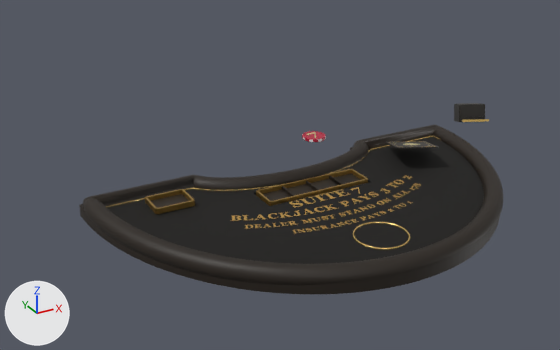
The glTF model public/brand/table-assets.glb, before and after one commit.
Both versions are drawn from a 50 mm lens placed at (-5.15, -7.68, 4.51), pointed at (-0.71, 0.38, 0.48). The axes (+X, +Y, +Z) are drawn at lower left. The lights are the same throughout. The picture after the commit comes second. Where no turn or scale is listed for an object, it has been applied to the vertices.

In view in the first picture: 'Card7S', 'ChipTray', 'DiscardTray', 'Shoe', 'Table' and 1 more.
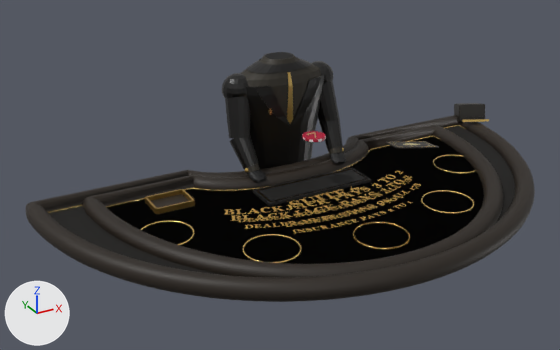
What differs and where, as boxes (x1, y1, x2, y2) in the pictures (560 x 350 px):
'Table5', added
    after: (25, 115, 535, 302)
    faces in mat_s7_felt (black #0d0a06): (49, 126, 515, 275)
    faces in mat_s7_rail (black #231a10): (25, 115, 535, 302)
    faces in mat_s7_traypocket (black #0a0805): (253, 168, 371, 206)
    faces in mat_s7_tablegold (orange #e3c071): (48, 125, 476, 263)
    faces in mat_s7_feltprint (orange #b8934a): (224, 171, 412, 227)
'Dealer', added
    after: (222, 52, 346, 183)
    faces in mat_s7_dealerjacket (black #0a0806): (222, 57, 342, 170)
    faces in mat_s7_dealershirt (black #2a251a): (240, 52, 342, 174)
    faces in mat_s7_dealerlapel (black #0d0b08): (255, 77, 321, 126)
    faces in mat_s7_dealerglove (black #0a0a0a): (248, 153, 346, 183)
    faces in mat_s7_dealergold (orange #e3c071): (245, 72, 344, 172)
'ChipTray', unchanged, covered by the edit
    before: (256, 169, 368, 206)
    after: (258, 169, 367, 202)

Diff of the bpy script that builds the scene:
```diff
--- a/public/brand/table-assets.glb.py
+++ b/public/brand/table-assets.glb.py
@@ mat_s7_dealerjacket @@
+mat_s7_dealerjacket = principled_material('S7_DealerJacket')
+mat_s7_dealerjacket.base_color = (0.00304, 0.00243, 0.00182)  # black #0a0806
+mat_s7_dealerjacket.roughness = 0.34
@@ mat_s7_dealerlapel @@
+mat_s7_dealerlapel = principled_material('S7_DealerLapel')
+mat_s7_dealerlapel.base_color = (0.00402, 0.00335, 0.00243)  # black #0d0b08
+mat_s7_dealerlapel.roughness = 0.3
@@ mat_s7_dealershirt @@
+mat_s7_dealershirt = principled_material('S7_DealerShirt')
+mat_s7_dealershirt.base_color = (0.0232, 0.0185, 0.0103)  # black #2a251a
+mat_s7_dealershirt.roughness = 0.58
@@ mat_s7_dealergold @@
+mat_s7_dealergold = principled_material('S7_DealerGold')
+mat_s7_dealergold.base_color = (0.768, 0.527, 0.165)  # orange #e3c071
+mat_s7_dealergold.metallic = 0.85
+mat_s7_dealergold.roughness = 0.28
@@ mat_s7_dealerneck @@
+mat_s7_dealerneck = principled_material('S7_DealerNeck')
+mat_s7_dealerneck.base_color = (0.00152, 0.00121, 0.000911)  # black #050403
+mat_s7_dealerneck.roughness = 0.8
@@ mat_s7_dealerglove @@
+mat_s7_dealerglove = principled_material('S7_DealerGlove')
+mat_s7_dealerglove.base_color = (0.00304, 0.00304, 0.00304)  # black #0a0a0a
+mat_s7_dealerglove.roughness = 0.62
@@ me_t5body_me @@
+me_t5body_me.from_pydata(...)  # 11046 vertices, 21936 faces; spans x -3.7..3.7, y -1.95..1.95, z -0.11..0.14
+# faces by material slot: [3024, 446, 10272, 8062, 132]
+me_t5body_me.materials.append(mat_s7_rail)  # black #231a10
+me_t5body_me.materials.append(mat_s7_felt)  # black #0d0a06
+me_t5body_me.materials.append(mat_s7_tablegold)  # orange #e3c071
+me_t5body_me.materials.append(mat_s7_feltprint)  # orange #b8934a
+me_t5body_me.materials.append(mat_s7_traypocket)  # black #0a0805
@@ me_d_shirt_me @@
+me_d_shirt_me.from_pydata(...)  # 1708 vertices, 3292 faces; spans x -0.89..0.89, y 1.0..2.06, z -0.08..1.65
+# faces by material slot: [660, 1844, 392, 108, 72, 216]
+me_d_shirt_me.materials.append(mat_s7_dealershirt)  # black #2a251a
+me_d_shirt_me.materials.append(mat_s7_dealerjacket)  # black #0a0806
+me_d_shirt_me.materials.append(mat_s7_dealergold)  # orange #e3c071
+me_d_shirt_me.materials.append(mat_s7_dealerneck)  # black #050403
+me_d_shirt_me.materials.append(mat_s7_dealerlapel)  # black #0d0b08
+me_d_shirt_me.materials.append(mat_s7_dealerglove)  # black #0a0a0a
@@ ob_table5 @@
+ob_table5 = bpy.data.objects.new('Table5', me_t5body_me)
+ob_table5.location = (0.0, 0.0, 0.0)
@@ ob_dealer @@
+ob_dealer = bpy.data.objects.new('Dealer', me_d_shirt_me)
+ob_dealer.location = (0.0, 0.0, 0.0)
```
